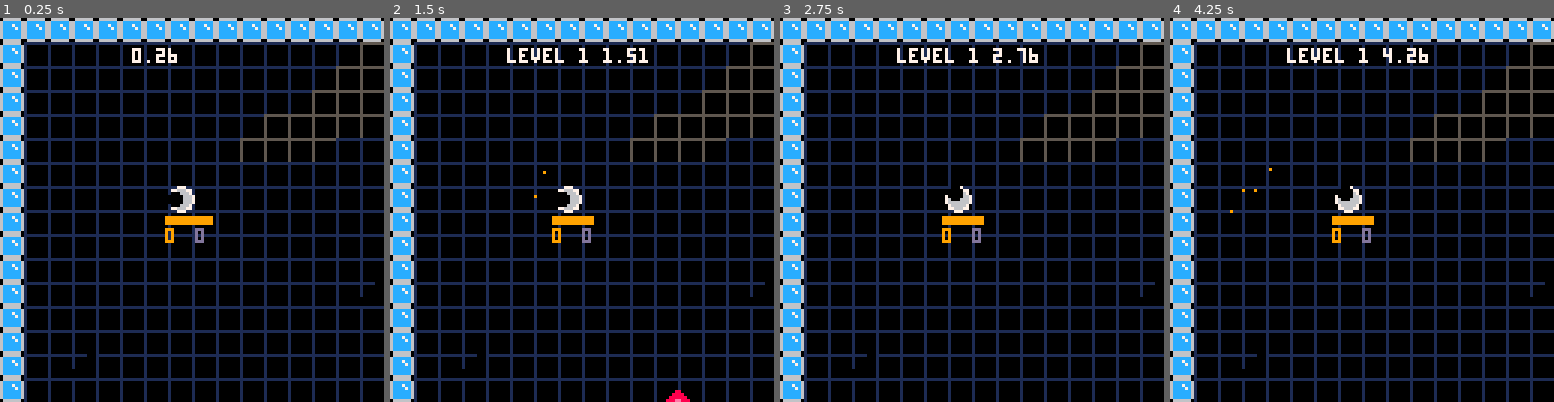
Above: before the commit, frames 1-4 (left to right).
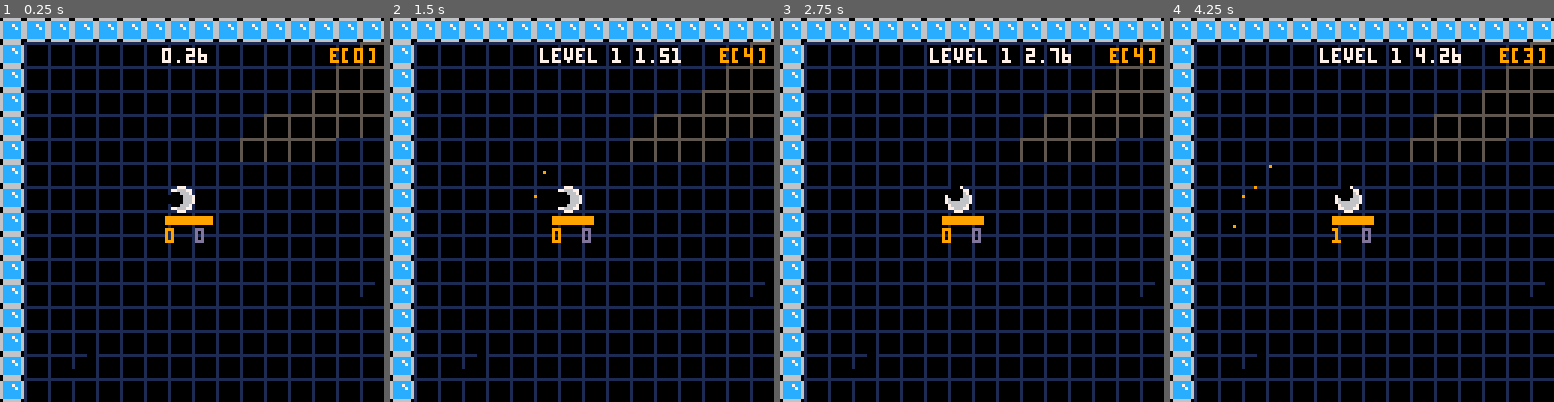
Above: after the commit, the same moments.

Repository: BigNoseChimp/pico8
Game: PICO-8 cartridge src/lua/ballaction5.p8
Two runs of this game, one before a commit and one after it. Both use one fixed random seed, a clock stepped at 60 frames per second and the inputs below.
Inputs:
- Up to frame 1 (0.25 s): no input
- Up to frame 2 (1.5 s): tap X (X key) at 0.33, 1.07 s; tap O (Z key) at 0.7 s
- Up to frame 3 (2.75 s): hold Right 1.6-2.1 s; tap O (Z key) at 1.7, 2.1, 2.5 s; tap X (X key) at 1.85 s; hold Right from 2.47 s (still down)
- Up to frame 4 (4.25 s): tap O (Z key) every 0.4 s from 2.9 to 4.1 s; tap X (X key) at 2.97, 4.08 s; release Right at 3.03 s; hold Left 3.08-3.58 s; hold Right from 4.02 s (still down)

The runs differ from the first frame. In frame 1, 0.5% of the frame differs, in the area x 34-98%, y 7-12%; in frame 2, 1.1%; in frame 3, 1.0%; in frame 4, 1.2%, in the area x 15-98%, y 7-58%.

Commit message:
Tidy up plus rocket enemy

Diff:
--- a/src/lua/ballaction5.p8
+++ b/src/lua/ballaction5.p8
@@ -2,55 +2,47 @@
 version 16
 __lua__
 -- main
-sizex=32*8
-sizey=32*8
-
-lvl=0
-
-cam={
- x=0,
- y=0
-}
-
-timer=0
 
 function _init()
+	g = {
+		sizex=32*8,
+		sizey=32*8,
+		lvl=0,
+		timer=0,
+		gamestate="INIT",
+    highscore=0,
+    lives=3
+	}
+
 end
 
 function _update60()
-  timer+=1/60
-  choose_level()
-  if (btn(0)) change_a(ship, ship.a+ship.turnspeed-(ship.spd/500))
-  if (btn(1)) change_a(ship, ship.a-ship.turnspeed-(ship.spd/500))
-
-  ship.spd-=0.02
-  if btn(4) then
-   ship.spd += 0.04
-  end
-  ship.acc = btn(4)
-  if btn(5) then
-   if #bullets < 30 then
-    fire_weapon(ship)
-    sfx(5)
-   end
-  else
-   ship.fire=0
-  end
-
+	g.timer+=1/60
+	choose_level()
+
+  if ( ship.cooldown <= 0 ) then
+  	if (btn(0)) change_a(ship, ship.a+ship.turnspeed-(ship.spd/500))
+  	if (btn(1)) change_a(ship, ship.a-ship.turnspeed-(ship.spd/500))
+  	ship:accelerate(btn(4))
+  	ship:fire_weapon(btn(5))
+  end
 
   ship:upd()
+
   foreach(trails,function(o) o:upd() end)
   foreach(bullets,function(o) o:upd() end)
   foreach(enemies,function(o) o:upd() end)
-
- foreach(explosions,function(o) o:upd() end)
-
- has_hit_enemy(ship,4,4,
+ 	foreach(explosions,function(o) o:upd() end)
+
+ 	has_hit_enemy(ship,4,4,
    function(e)
     if not ship.dead then
      sfx(4)
      ship.dead=true
      ship.death_count+=1
+     ship.cooldown=60
+     foreach(enemies,function(e) del(enemies,e)end)
+     g.lvl-=1
     end
    end)
 
@@ -58,10 +50,11 @@
 
 function _draw()
   cls()
+  local cam_x=mid(0,ship.x-60,g.sizex)
+  local cam_y=mid(0,ship.y-60,g.sizey)
 
   map(0,0,0,0,128,128)
-  camera(mid(0,ship.x-60,sizex)
-        ,mid(0,ship.y-60,sizey))
+  camera(cam_x,cam_y)
 
   foreach(explosions,function(e) e:drw() end)
   foreach(trails,function(o) o:drw() end)
@@ -75,11 +68,12 @@
   print(ship.death_count,ship.x+5,ship.y+10,13)
 
   print(ship.msg.." "
-       ..flr(timer).."."
-       ..flr(timer%1 * 10^2),
-       mid(35,ship.x-20,sizex-40),
-       mid(10,ship.y-50,sizey-40),
-       7)
+       ..flr(g.timer).."."
+       ..flr(g.timer%1 * 10^2),
+       cam_x+50, cam_y+10, 7)
+
+  print("e["..#enemies.."]",
+			cam_x+110,cam_y+10, 9)
 end
 -->8
 --ship
@@ -103,6 +97,32 @@
  grav=0.15,
  acc=false,
  accplt={15,14,8},
+ accelerate = function(self, b)
+  self.spd-=0.02
+  if b then
+   self.spd += 0.04
+  end
+  self.acc = b
+ end,
+ fire_weapon = function (self,b)
+  if b then
+   if #bullets < 30 then
+    fire_weapon(ship)
+    sfx(5)
+   end
+  else
+   self.fire=0
+  end
+end,
+ move = function (self)
+  if ( self.spd > 2 ) self.spd = 2
+  if ( self.spd < 0 ) self.spd = 0
+  if self.spd>0 then
+   add_trail(self)
+   self.x-=cos(self.a)*(self.spd)
+   self.y-=sin(self.a)*(self.spd)
+  end
+end,
  drw=function(self)
    if not self.dead
       and self.acc then
@@ -115,8 +135,8 @@
    end
   if not self.dead then
    p=0
-   if ( ship.fire > 0 ) then
-    p = ship.fire
+   if ( self.fire > 0 ) then
+    p = self.fire
    end
    circfill(self.x, self.y, self.r, 7)
    circfill(self.x, self.y, self.r-1, 6)
@@ -131,8 +151,17 @@
    end
  end,
  upd=function(self)
+  self.cooldown-=1
   if self.dead then
-   add_explosion(self.x,self.y)
+   if self.spd > 0 then
+    self.spd-=0.1
+   end
+   if ( self.cooldown %3 == 0) then
+   	add_explosion(self.x,self.y,50)
+   end
+   if ( self.cooldown <= 0 ) then
+    self.dead=false
+   end
   end
   if ( self.spd > 0 ) then
    if x_collide(self,f_blk) then
@@ -142,21 +171,11 @@
     bounce_y(self,true)
    end
   end
-  move()
+  self:move()
  end
 }
 -->8
 -- movement
-
-function move()
-  if ( ship.spd > 2 ) ship.spd = 2
-  if ( ship.spd < 0 ) ship.spd = 0
-  if ship.spd>0 then
-   add_trail(ship)
-   ship.x-=cos(ship.a)*(ship.spd)
-   ship.y-=sin(ship.a)*(ship.spd)
-  end
-end
 
 function is_moving_up(o)
  return o.a >= 0.5
@@ -283,19 +302,26 @@
 
 -- levels
 function choose_level()
-  if timer > 1 and lvl==0 then
+  if (ship.dead or ship.cooldown > -40 ) return
+  if g.timer > 1 and g.lvl==0 then
    level(1)
-  elseif timer > lvl*8 and lvl>0 then
-   level(lvl+1)
+--  elseif g.timer > g.lvl*8 and g.lvl>0 then
+  elseif #enemies == 0 then
+   level(g.lvl+1)
   end
 end
 
 function level(l)
- lvl=l
+ g.lvl=l
  for i=1,3+l do
   choose_enemy(l
-           ,20+rnd(sizex-50)
-           ,20+rnd(sizey-50))
+           ,20+rnd(g.sizex-50)
+           ,20+rnd(g.sizey-50))
+ end
+ if ( l%3==0) then
+    choose_enemy(l
+           ,20+rnd(g.sizex-50)
+           ,20+rnd(g.sizey-50),true)
  end
  ship.msg="level "..l
 end
@@ -368,7 +394,7 @@
  {7,7,7}
 }
 
-function choose_enemy(l,x,y)
+function choose_enemy(l,x,y,b)
  -- don't spawn on ship
  if x < ship.x-10
     or x > ship.x+10
@@ -376,8 +402,9 @@
     or y > ship.y+10
     then
      if (l%3==1) add_enemy(x,y,l)
-     if (l%3==2) add_enemy3(x,y,l)
-     if (l%3==0) add_enemy2(x,y,l)
+     if (l%3==2) add_enemy_balloon(x,y,l)
+     if (l%3==0) add_enemy_homing(x,y,l)
+		 if (b) add_enemy_rocket(x,y,l)
  end
 end
 
@@ -399,7 +426,7 @@
   upd=function(self)
    if (self.dead) then
     sfx(6,4)
-    add_explosion2(self.x,self.y)
+    add_explosion(self.x,self.y,25)
     del(enemies,self)
    end
    self.spmod=(self.spmod+1) %2
@@ -438,7 +465,7 @@
 end
 
 
-function add_enemy2(x,y,l)
+function add_enemy_homing(x,y,l)
  local enemy={
   offset=0,
   size=mid(4,l,8),
@@ -454,7 +481,7 @@
   upd=function(self)
    if (self.dead) then
     sfx(6)
-    add_explosion2(self.x,self.y)
+    add_explosion(self.x,self.y,25)
     del(enemies,self)
    end
    -- homing
@@ -477,10 +504,49 @@
  add(enemies,enemy)
 end
 
-function add_enemy3(x,y,l)
+function add_enemy_rocket(x,y,l)
  local enemy={
-  offset=l,
-  size=mid(2,l,8),
+  offset=0,
+  size=mid(4,l,8),
+  x=x,
+  y=y,
+  r=3,
+  dx=0,
+  dy=0,
+  a=rnd(1),
+  spd=1,
+  frame=0,
+  dead=false,
+  upd=function(self)
+   if (self.dead) then
+    sfx(6)
+    add_explosion(self.x,self.y,25)
+    del(enemies,self)
+   end
+   -- homing
+   if self.x<ship.x then
+    self.x+=self.spd
+   else
+    self.x-=self.spd
+   end
+   if self.y < ship.y then
+    self.y+=self.spd
+   else
+    self.y-=self.spd
+   end
+   add_trail(self)
+  end,
+  drw=function(self)
+   circfill(self.x,self.y,self.r,13)
+  end
+ }
+ add(enemies,enemy)
+end
+
+function add_enemy_balloon(x,y,l)
+ local enemy={
+  offset=4,
+  size=8,
   x=x,
   y=y,
   r=4,
@@ -492,18 +558,25 @@
   upd=function(self)
    if (self.dead) then
     sfx(6)
-    add_explosion2(self.x,self.y)
-    del(enemies,self)
+    if ( self.size > 2 ) then
+  		self.size-=1
+			self.offset=self.size/2
+			ship.e_count+=1
+    else
+    	add_explosion(self.x,self.y,25)
+    	del(enemies,self)
+			return
+		end
    end
    self.a+=0.01
-   self.dx=cos(self.a)*self.spd
-   self.dy=sin(self.a)*self.spd
-   if ( self.spd > 0
-    and x_collide(self,f_blk) )
+   self.dx=cos(self.a)*(self.spd+(l/5))
+   self.dy=sin(self.a)*(self.spd+(l/5))
+   if self.spd > 0 and
+      x_collide(self,f_blk)
    then
       bounce_x(self,false)
-   elseif ( self.spd > 0
-      and y_collide(self,f_blk) )
+   elseif self.spd > 0 and
+ 			y_collide(self,f_blk)
    then
       bounce_y(self,false)
    else
@@ -512,8 +585,8 @@
    end
   end,
   drw=function(self)
-    circfill(self.x,self.y,l,12)
-    circ(self.x,self.y,l,13)
+    circfill(self.x,self.y,self.size,12)
+    circ(self.x,self.y,self.size,13)
    end
 
  }
@@ -523,30 +596,11 @@
 -- explosions
 explosions={}
 
-function add_explosion(x,y)
+function add_explosion(x,y,t)
  local e={
   x=x,
   y=y,
-  s=1,
-  upd=function(self)
-   self.s+=1
-   if (self.s>30) then
-    del(explosions,self)
-    ship.dead=false
-   end
-  end,
-  drw=function(self)
-   circ(self.x,self.y,self.s,flr(rnd(16)))
-  end
- }
- add(explosions,e)
-end
-
-function add_explosion2(x,y)
- local e={
-  x=x,
-  y=y,
-  t=25,
+  t=t,
   sparks={
    },
   upd=function(self)
